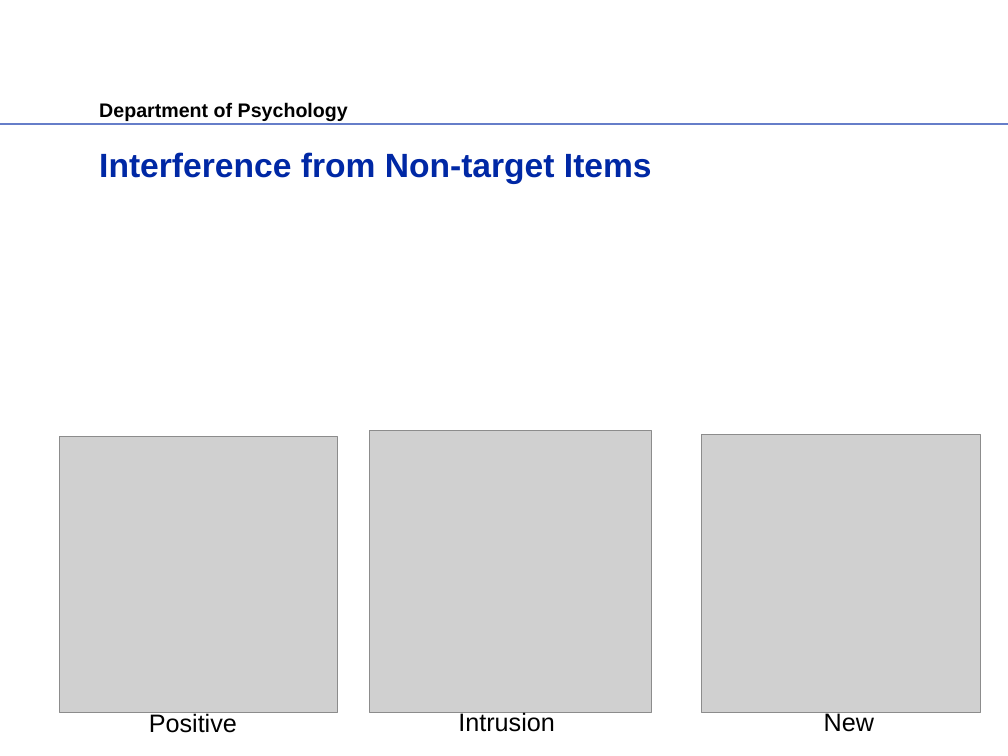
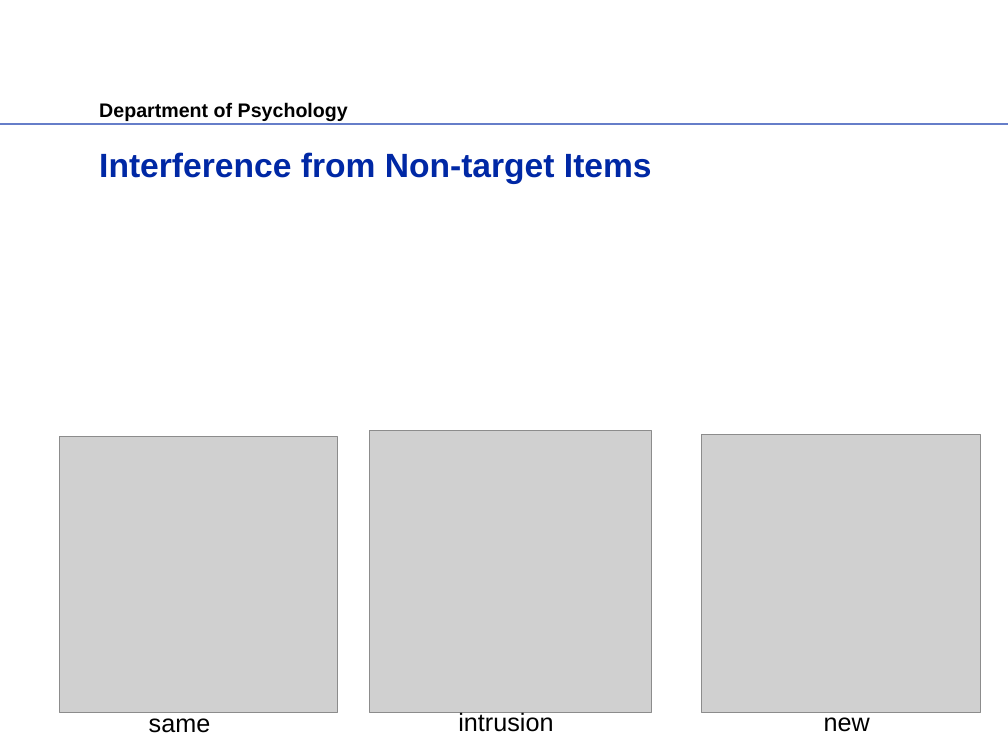
Before and after one commit to hy-lin/IM_colorwheel_recognition, a slide deck: slide 19 of publications/presentations/ESCoP2017/LinsESCoP.pptx. Drawn at 1008x756 pixels with LibreOffice and Linux fonts; fonts in the diff are those of the drawing; grey boxes stand for pictures; background and template pictures are left out. Boxes give left, top, right and bottom in pixels: in the first picture for what was removed or moved away, otherwise in the second. Text is boxed around its words. In the diff, an @@ line names an element or a change of style, - is before the commit and + after.

```diff
--- a/publications/presentations/ESCoP2017/LinsESCoP.pptx
+++ b/publications/presentations/ESCoP2017/LinsESCoP.pptx
@@ text at (149, 712, 211, 733): text changed @@
-Positive
+same
@@ text at (458, 711, 553, 732): text changed @@
-Intrusion
+intrusion
@@ text at (824, 711, 870, 732): text changed @@
-New
+new
```
Also in this commit, not shown: 15 other files.
